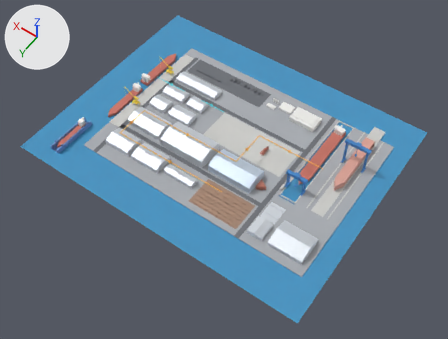
The glTF model backend/sample_models/demo_shipyard.glb as it was, and as the next commit left it.
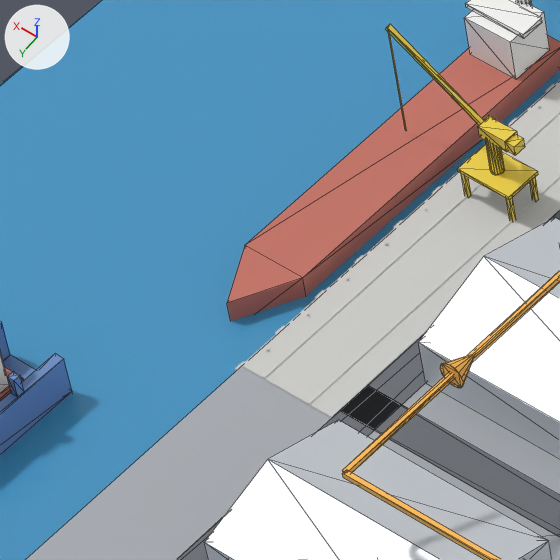
The first picture shows the older version from a camera (50 mm lens) standing at (-297.0, 1336.0, 1496.0) and looking at (398.0, 363.0, -33.0). The close-ups show the older and then the newer version on the part from 19% to 32% of the width and 25% to 42% of the height of that picture. Only the edits that show in the close-ups are written down. Arrows for +X, +Y and +Z are at upper left; the lights stay in place. The close-ups show mesh edges as thin lines.

In view in the first close-up: 'CTX_FLOW_STEEL', 'CTX_ROADS', 'CTX_SEA', 'CTX_SHIP_AT_QUAY_02_HULL', 'CTX_SHIP_AT_QUAY_02_SUPERSTRUCTURE', 'CTX_YARD_GROUND', 'NODE_A06_BENDING_PRESS_SHOP', 'NODE_A07_PANEL_SUB_ASSEMBLY_LINE', 'NODE_A18_FLOATING_DOCK', 'NODE_A19_OUTFITTING_QUAY', 'NODE_CRN_QUAY_JIB_50T_02' and 2 more.
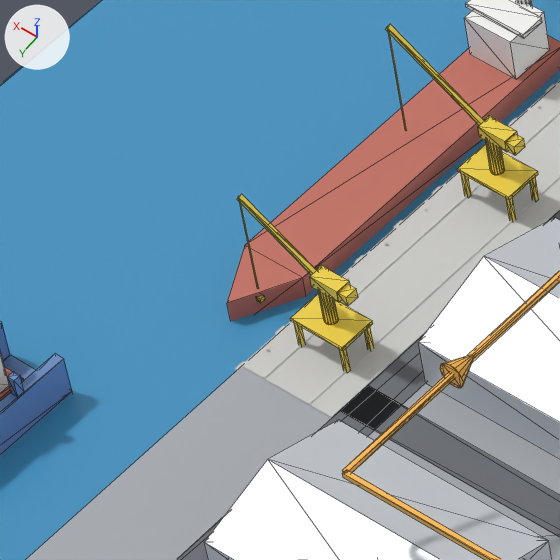
Boxes [x1, y1, x2, y2] around the edits, measured in the close-ups (560 x 560 px):
'NODE_CRN_QUAY_LUFFING_28T', added (yellow): after [237, 194, 374, 372]

Diff of the bpy script that builds the scene:
```diff
--- a/backend/sample_models/demo_shipyard.glb.py
+++ b/backend/sample_models/demo_shipyard.glb.py
@@ me_node_crn_quay_luffing_28t @@
+me_node_crn_quay_luffing_28t.from_pydata(...)  # 124 vertices, 200 faces; spans x 767.5..814.5, y 407.5..422.5, z 0.0..52.8
+me_node_crn_quay_luffing_28t.materials.append(mat_mat_crane_yellow_ral1003)  # yellow #f9dd50
@@ ob_node_crn_quay_luffing_28t @@
+ob_node_crn_quay_luffing_28t = bpy.data.objects.new('NODE_CRN_QUAY_LUFFING_28T', me_node_crn_quay_luffing_28t)
+ob_node_crn_quay_luffing_28t.location = (0.0, 0.0, 0.0)
```
